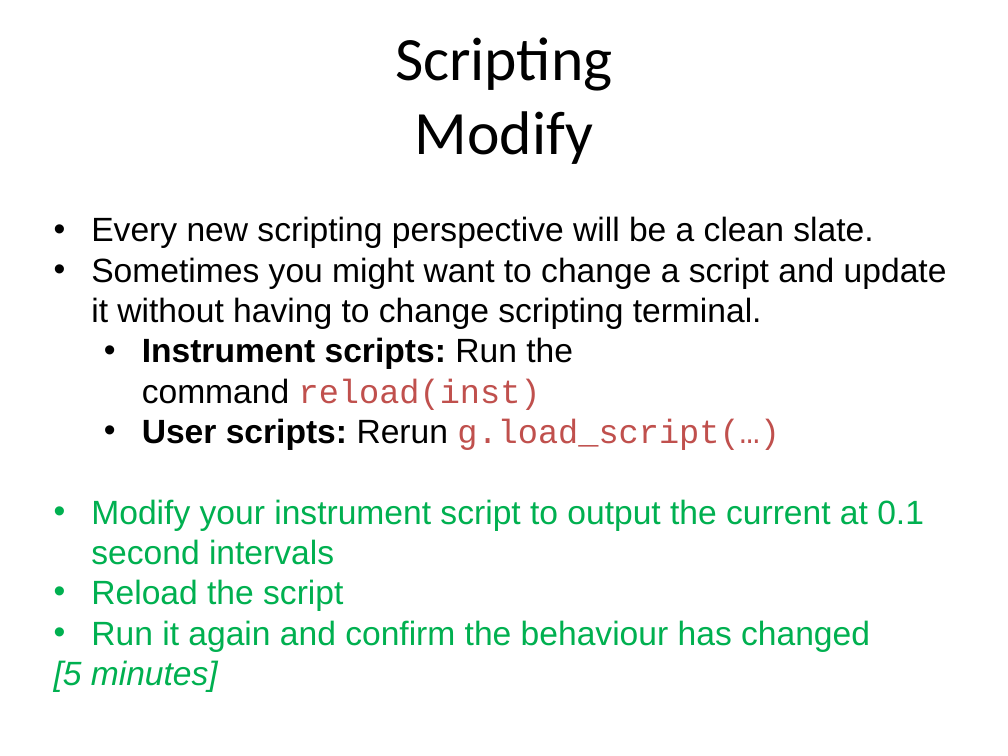
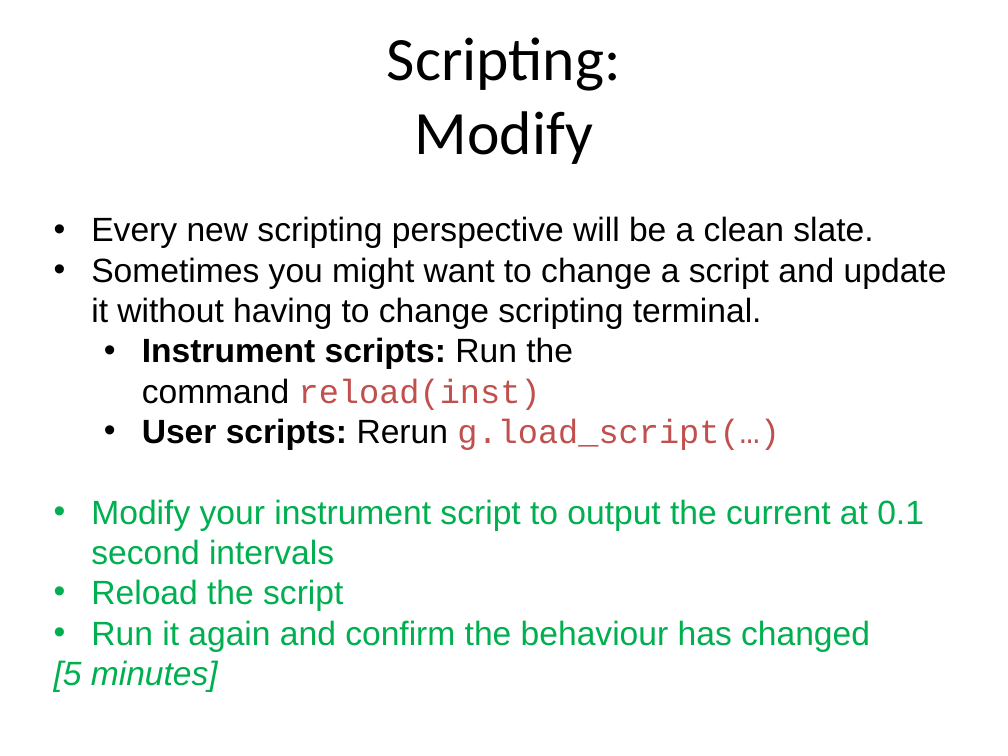
Before and after one commit to ISISComputingGroup/ibex_user_manual, a slide deck: slide 23 of genie_python_and_ibex/genie_python_and_ibex.pptx (slide 22 before the commit). Drawn at 1008x756 pixels with LibreOffice and Linux fonts; fonts in the diff are those of the drawing; background and template pictures are left out. Boxes give left, top, right and bottom in pixels: in the first picture for what was removed or moved away, otherwise in the second. Text is boxed around its words. In the diff, an @@ line names an element or a change of style, - is before the commit and + after.

```diff
--- a/genie_python_and_ibex/genie_python_and_ibex.pptx
+++ b/genie_python_and_ibex/genie_python_and_ibex.pptx
@@ title at <box>387,37,621,164</box>: text changed @@
-Scripting
-Modify
+Scripting:
+Modify
```
Also in this commit, not shown: 14 other slides changed, 3 slides added, 1 slide removed.
